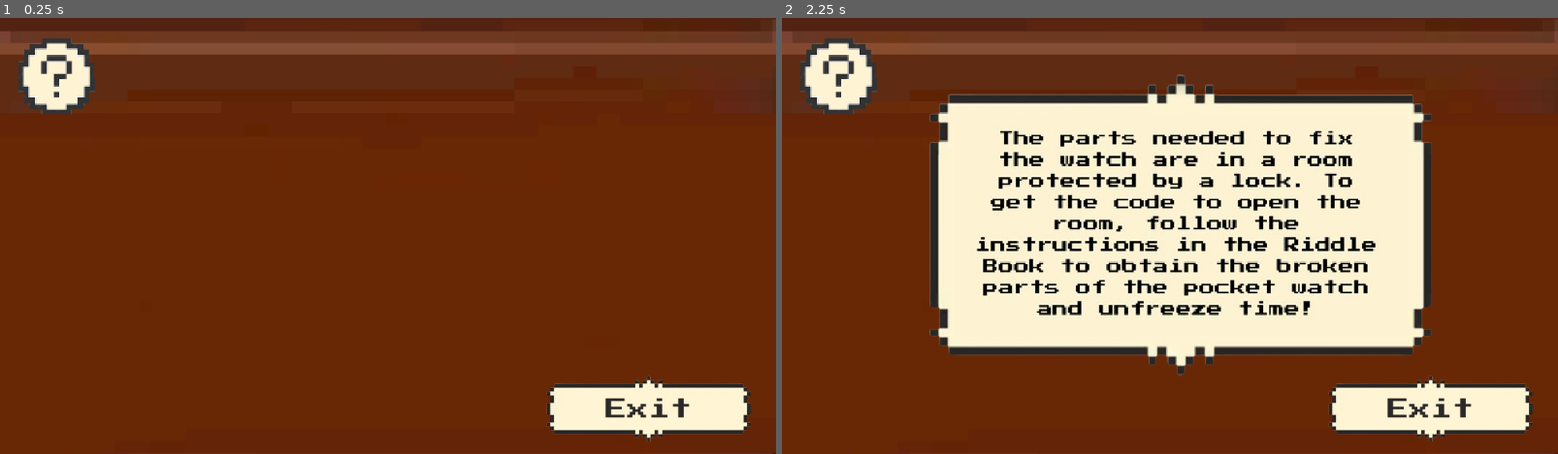
Above: before the commit, frames 1-2 (left to right).
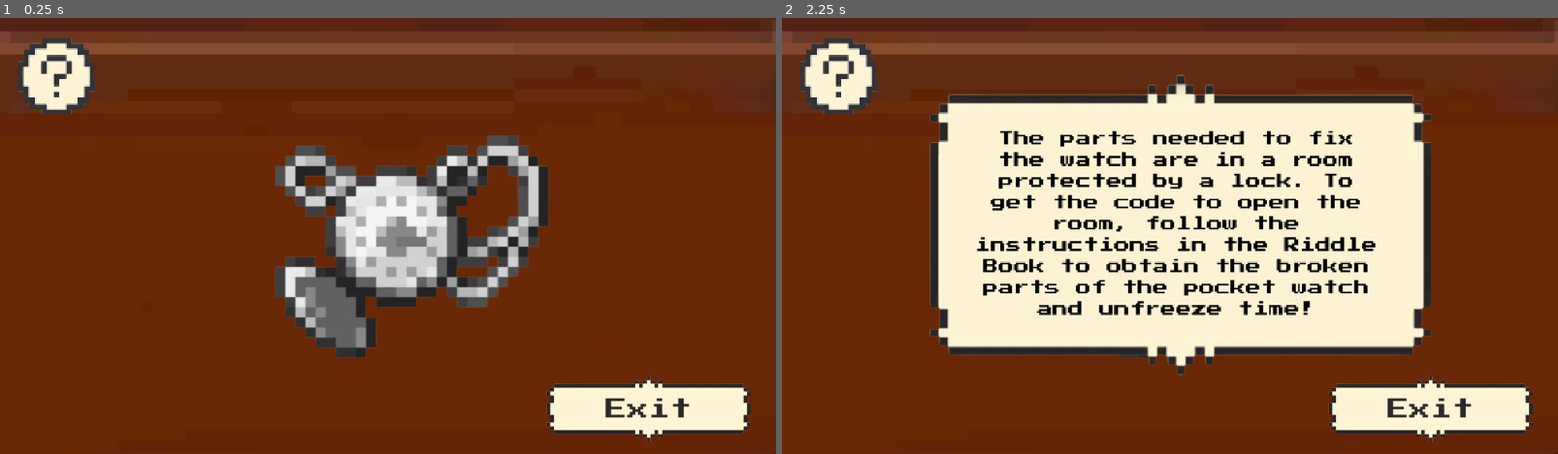
Above: after the commit, the same moments.

Repository: TanviMukka/freeze
Game: Godot game, scene res://desk_scene.tscn
The game is run twice, just before and just after one commit, with the same random seed, the same clock (stepped at 60 frames per second) and the same inputs. This scene is started directly instead of the project's main scene.
Inputs (mouse positions are in pixels of both pictures, inside the frame that each line leads up to):
- Up to frame 1 (0.25 s): no input
- Up to frame 2 (2.25 s): click (882, 122) at 0.5 s; tap Enter at 1.25 s; hold Right (ui_right) 1.28-2.03 s; hold Space (advance_dialogue) 1.28-2.03 s; hold Down (ui_down) from 2.03 s (still down); tap Space (advance_dialogue) at 2.1 s

The runs differ from the first frame. In frame 1, 10% of the frame differs, in the area x 35-71%, y 26-78%; in frame 2, less than 0.1%.

Commit message:
commit_11

Diff:
--- a/desk_scene.tscn
+++ b/desk_scene.tscn
@@ -5,6 +5,7 @@
 [ext_resource type="Script" uid="uid://ckbcfkeolvmj" path="res://texture_button.gd" id="3_5vbif"]
 [ext_resource type="Texture2D" uid="uid://cudl2mmt1r5td" path="res://instructions_desk.png" id="4_qshme"]
 [ext_resource type="Texture2D" uid="uid://c7wp2qshp6bpe" path="res://exit_button.png" id="5_b6eqt"]
+[ext_resource type="Texture2D" uid="uid://bl34s6b6tgq58" path="res://pocket_watch.png" id="6_bsija"]
 
 [node name="Node2D" type="Node2D" unique_id=46261442]
 position = Vector2(-16, 14)
@@ -14,6 +15,10 @@
 position = Vector2(597, 371)
 scale = Vector2(0.725, 0.725)
 texture = ExtResource("1_qshme")
+
+[node name="WatchIndent" type="Sprite2D" parent="." unique_id=718045755]
+position = Vector2(620, 308)
+texture = ExtResource("6_bsija")
 
 [node name="InstructionsButton" type="TextureButton" parent="." unique_id=1001326367]
 offset_left = -4.9999924
Binary file changed: pocket_watch.png
